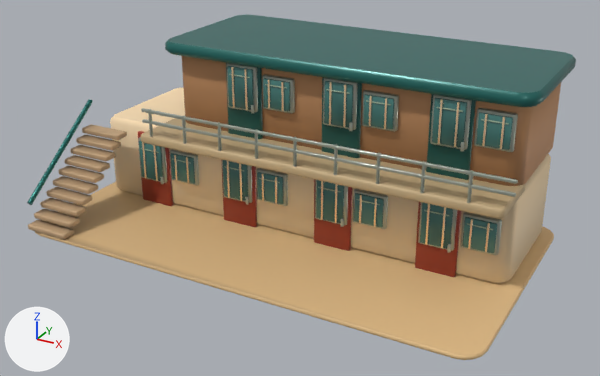
Two versions of the glTF model assets/models/desert/motel.glb, one commit apart.
Camera for both pictures: a 50 mm camera at (8.63, -16.33, 8.81) aimed at (0.31, -1.21, 1.25). The axes (+X, +Y, +Z) are drawn at lower left. The lights are the same throughout. The first picture is the older version. Vertices at exactly the same position are counted once.

In view in the first picture: 'Motel'.
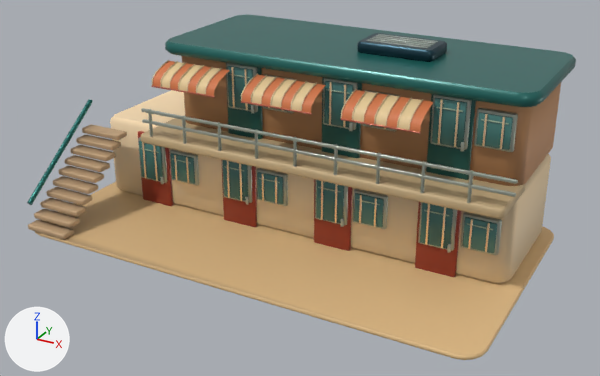
The change, as a diff of the scene's bpy script:
```diff
--- a/assets/models/desert/motel.glb.py
+++ b/assets/models/desert/motel.glb.py
@@ me_motel @@
 # used by ob_motel; location = (0.0, 0.0, 0.0)
-me_motel.from_pydata(...)  # 7540 vertices, 14636 faces; spans x -5.5..5.5, y -4.07..2.3, z -0.01..4.2
+me_motel.from_pydata(...)  # 8757 vertices, 16698 faces; spans x -5.5..5.5, y -4.07..2.3, z -0.01..4.46
+# me_motel part 1: a new loose piece, a 7-sided cylinder along x spanning x -3.145..-1.435, y -1.933..-1.897, z 3.306..3.344, in mat_paint
+# me_motel part 2: a new loose piece, a 7-sided cylinder along x spanning x -0.745..0.965, y -1.933..-1.897, z 3.306..3.344, in mat_paint
+# me_motel part 3: a new loose piece, a 7-sided cylinder along x spanning x 1.645..3.355, y -1.933..-1.897, z 3.306..3.344, in mat_paint
+# me_motel part 4: the loose piece of 72 vertices spanning x 1.85..2.39, y -1.15..-1.13, z 3.51..3.54 is copied, and the copy is scaled about its middle by (2.6, 3.52, 1.36), then moved by (-0.19, 1.94, 0.92), in mat_metal; it spans x 1.22..2.64, y 0.75..0.84, z 4.42..4.46
+# me_motel part 5: the loose piece of 72 vertices spanning x 0.95..1.49, y -1.22..-1.19, z 3.64..3.66 is copied, and the copy is scaled about its middle by (2.64, 3.52, 1.36), then moved by (0.71, 1.85, 0.79), in mat_metal; it spans x 1.22..2.64, y 0.6..0.68, z 4.42..4.46
+# me_motel part 6: the loose piece of 72 vertices spanning x 1.85..2.39, y -1.15..-1.13, z 3.51..3.54 is copied, and the copy is scaled about its middle by (2.6, 3.52, 1.36), then moved by (-0.19, 1.63, 0.92), in mat_metal; it spans x 1.22..2.64, y 0.45..0.53, z 4.42..4.46
+# me_motel part 7: the loose piece of 72 vertices spanning x 1.85..2.39, y -1.15..-1.13, z 3.51..3.54 is copied, and the copy is scaled about its middle by (2.6, 3.52, 1.36), then moved by (-0.19, 1.48, 0.92), in mat_metal; it spans x 1.22..2.64, y 0.3..0.38, z 4.42..4.46
+# me_motel part 8: the loose piece of 72 vertices spanning x 0.95..1.49, y -1.22..-1.19, z 3.64..3.66 is copied, and the copy is scaled about its middle by (2.64, 3.52, 1.36), then moved by (0.71, 1.39, 0.79), in mat_metal; it spans x 1.22..2.64, y 0.14..0.23, z 4.42..4.46
+# me_motel part 9: 815 vertices added at x -3.15..3.35, y -1.92..1.01, z 3.33..4.44
+# me_motel part 10: 973 kept faces spanning x -3.21..4.95, y -2.11..-1.0, z 2.17..3.99 get new vertex colours
 me_motel.materials.append(mat_ceramic)
```

Boxes (x1, y1, x2, y2) around the edits, measured in the pictures (600 x 376 px):
part 1 of me_motel, added: after (152, 85, 215, 98)
part 2 of me_motel, added: after (241, 101, 312, 115)
part 3 of me_motel, added: after (341, 118, 421, 134)
part 4 of me_motel, added: after (378, 34, 438, 42)
part 5 of me_motel, added: after (375, 35, 436, 44)
part 6 of me_motel, added: after (372, 37, 433, 45)
part 7 of me_motel, added: after (369, 38, 431, 47)
part 8 of me_motel, added: after (366, 40, 428, 49)
part 9 of me_motel, added (beige): after (152, 33, 447, 132)
part 10 of me_motel, edited (looks the same): (150, 51, 503, 148) in both
